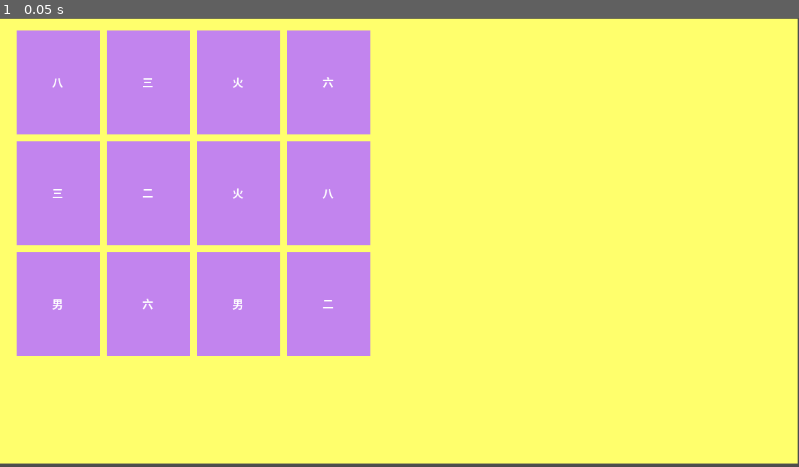
Above: before the commit, frame 1.
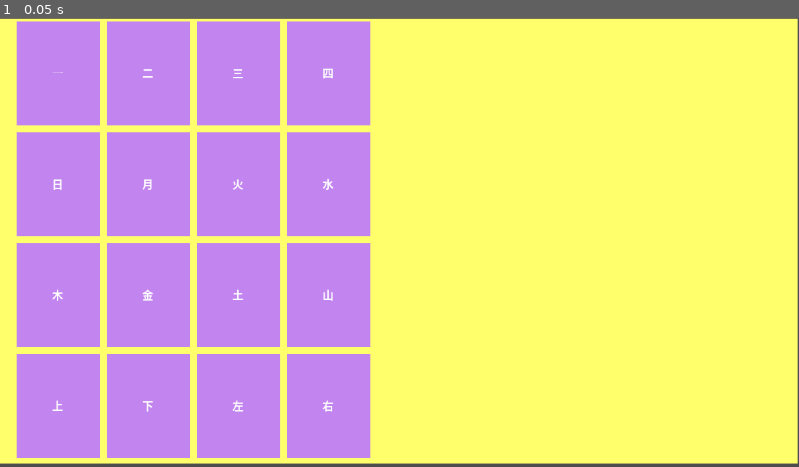
Above: after the commit, the same moment.

Repository: Teriko2409/kanji_no_sekai
Game: Godot game, scene res://mini_jeu/MemoKanji/memokanji.tscn
Same seed, same stepped clock (60 frames per second), same inputs: the game is played once before the commit and once after it.
Inputs:
- Up to frame 1 (0.05 s): no input

The runs differ from the first frame. In frame 1, 14% of the frame differs, in the area x 2-47%, y 0-98%.

Commit message:
Memokanji : modification du code pour avoir les kaniis depuis le fichier json + passage de 12 cartes à 16 cartes

Diff:
--- a/dossier_godot/mini_jeu/MemoKanji/gameboard.gd
+++ b/dossier_godot/mini_jeu/MemoKanji/gameboard.gd
@@ -22,23 +22,15 @@
 
 
 func downloaod_json_data() -> Array:
-	var kanji_list = [
 
-	"日", "月", "火", "水", "木", "金", "土",
-	"一", "二", "三", "四", "五", "六", "七", "八", "九", "十",
-	"人", "子", "女", "男",
-	"山", "川", "田",
-	"大", "小",
-	"上", "下", "左", "右",
-	"口"
-]
+	const json_data = json_url.data
+	const level_jlpt = 5
 
-	kanji_list.shuffle()
 
-	kanji_list = kanji_list.slice(0, 6)
+	var json_data_sort_by_jlpt = []
 
-	kanji_list += kanji_list
+	"""var kanji_list = []"""
+	var kanji_list = ["一", "二", "三", "四","日", "月", "火", "水", "木", "金", "土", "山", "上", "下", "左", "右"  ]
 
-	kanji_list.shuffle()
 
 	return kanji_list
--- a/dossier_godot/mini_jeu/MemoKanji/memokanji.tscn
+++ b/dossier_godot/mini_jeu/MemoKanji/memokanji.tscn
@@ -26,7 +26,7 @@
 anchor_bottom = 1.0
 offset_left = 26.0
 offset_top = 16.5
-offset_right = -518.85
+offset_right = -359.0
 offset_bottom = -20.659973
 grow_horizontal = 2
 grow_vertical = 2
